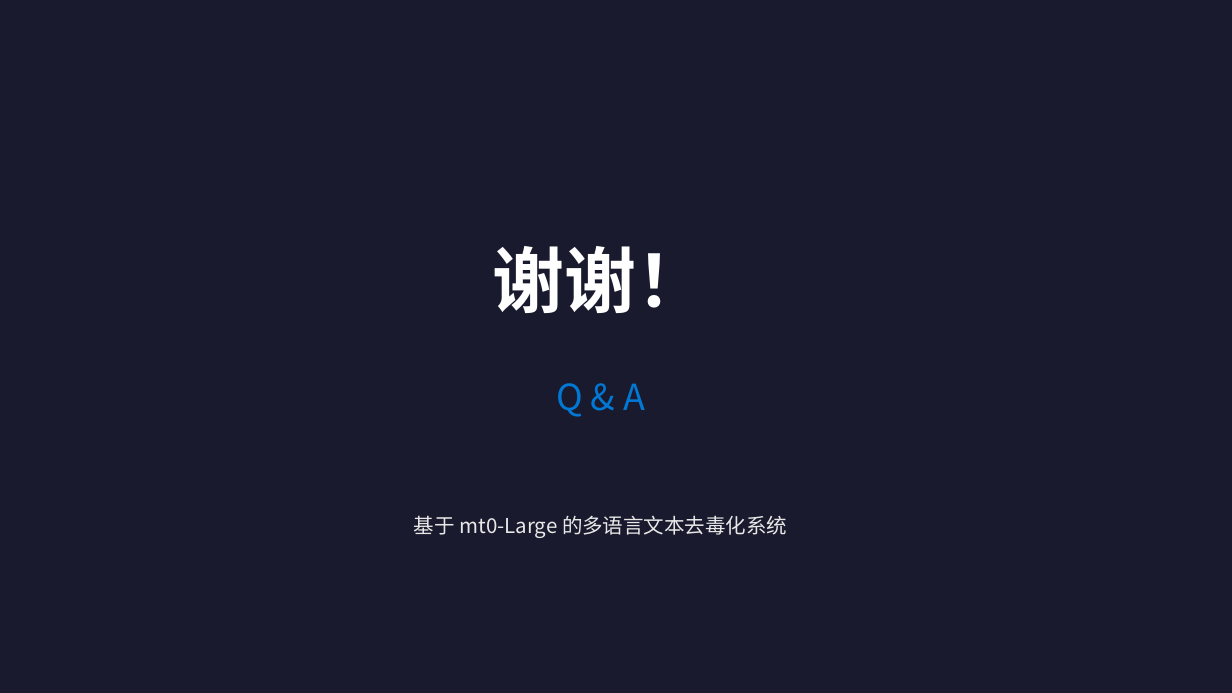
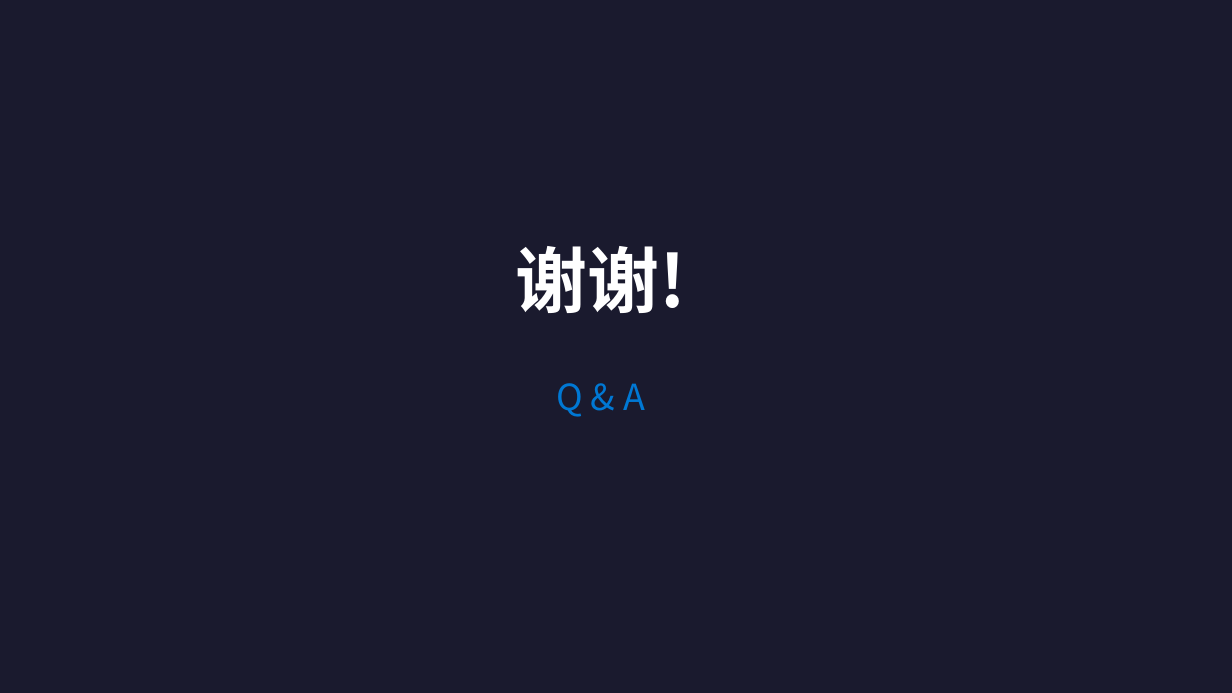
Before and after one commit to TextDetoxification/work, a slide deck: slide 11 of 课程项目汇报_多语言文本去毒化.pptx (slide 12 before the commit). Drawn at 1232x693 pixels with LibreOffice and Linux fonts; fonts in the diff are those of the drawing. Boxes give left, top, right and bottom in pixels: in the first picture for what was removed or moved away, otherwise in the second. Text is boxed around its words. In the diff, an @@ line names an element or a change of style, - is before the commit and + after.

```diff
--- a/课程项目汇报_多语言文本去毒化.pptx
+++ b/课程项目汇报_多语言文本去毒化.pptx
@@ text at (515,246,685,313): text changed @@
-谢谢！
+谢谢!
@@ text removed at (414,515,787,538) @@
-基于 mt0-Large 的多语言文本去毒化系统
```
Also in this commit, not shown: 7 other slides changed, 2 slides added, 3 slides removed, 2 other files.
